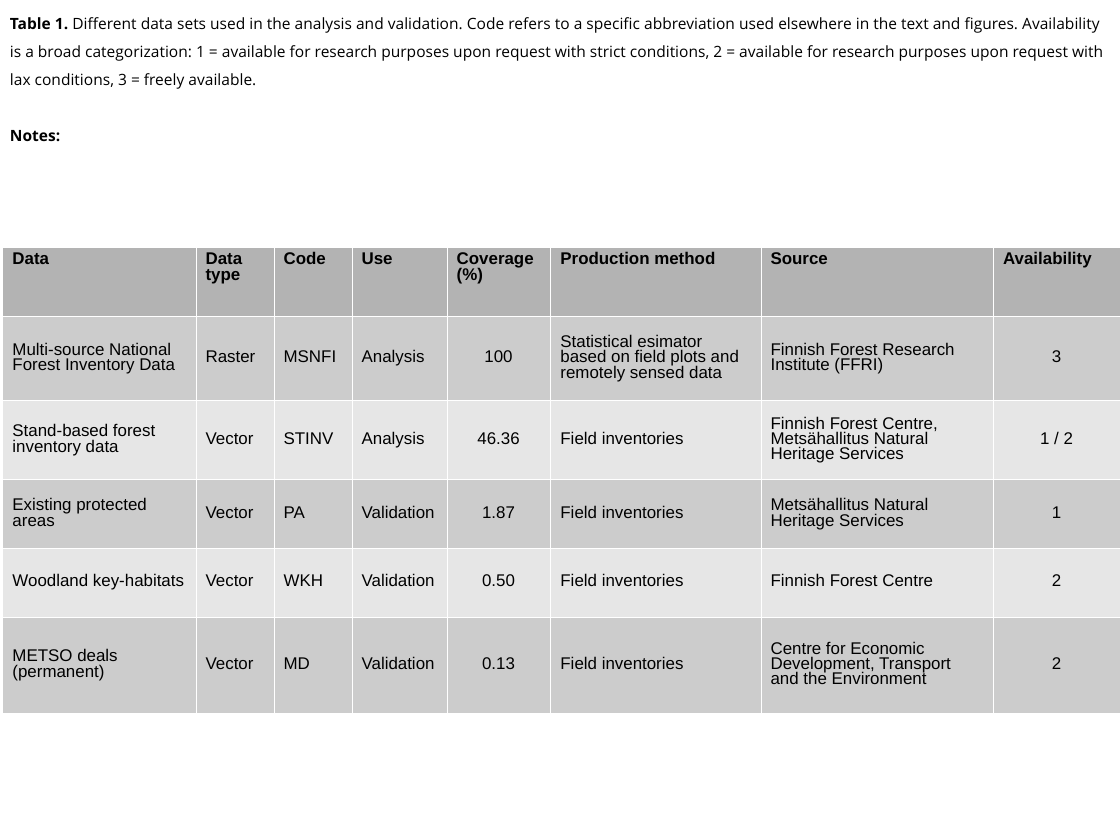
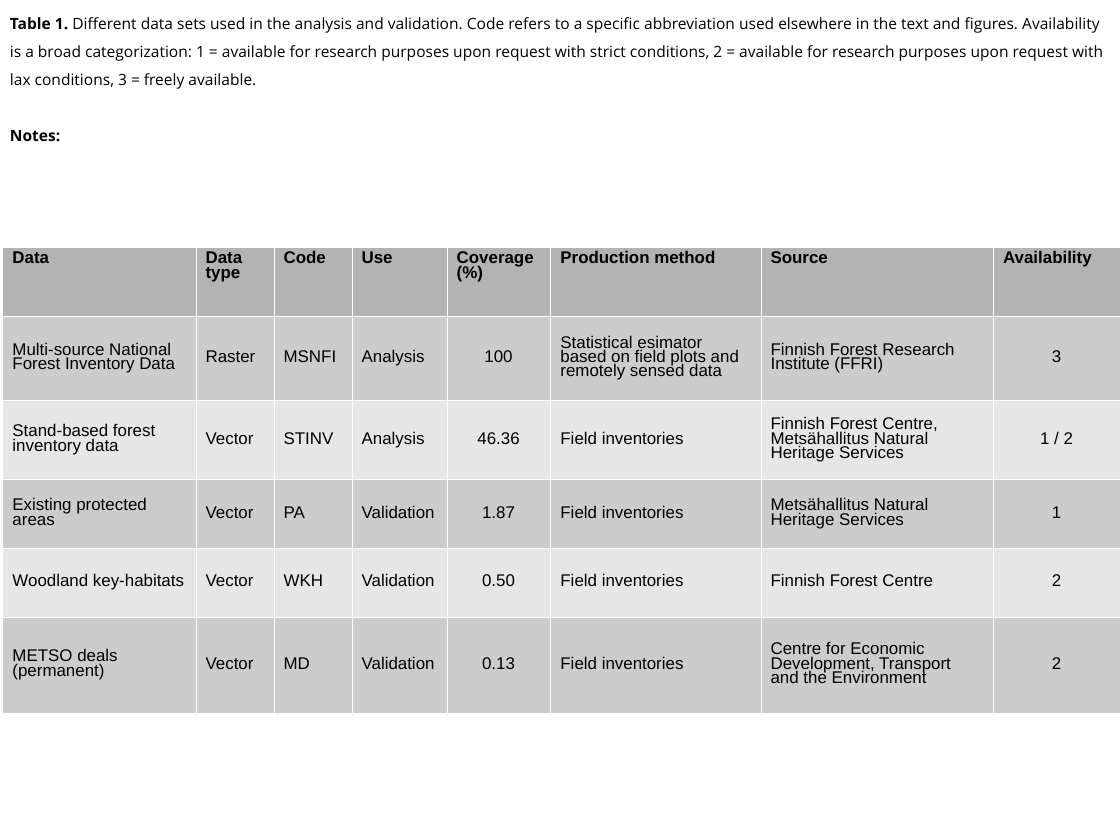
Before and after one commit to jlehtoma/validityms, a slide deck: slide 12 of reports/validity_ms_outline.ppt. Drawn at 1120x840 pixels with LibreOffice and Linux fonts; fonts in the diff are those of the drawing. Boxes give left, top, right and bottom in pixels: in the first picture for what was removed or moved away, otherwise in the second. Text is boxed around its words. In the diff, an @@ line names an element or a change of style, - is before the commit and + after.

```diff
--- a/reports/validity_ms_outline.ppt
+++ b/reports/validity_ms_outline.ppt
@@ table at (x1=2, y1=247, x2=1120, y2=712) @@
@@ line spacing 0.81 to 0.76 @@
```
Also in this commit, not shown: 25 other slides changed, 6 slides added, 7 slides removed.
